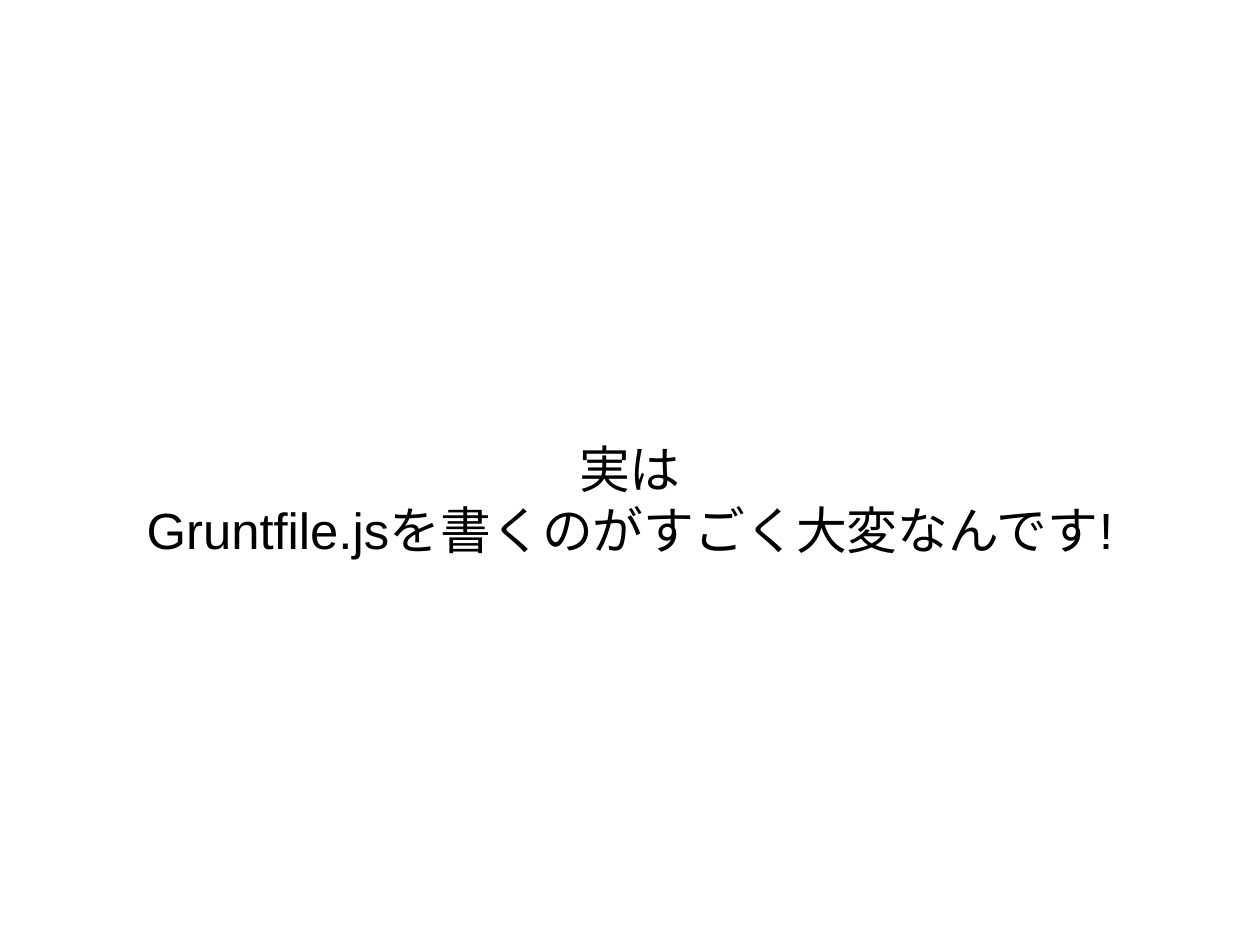
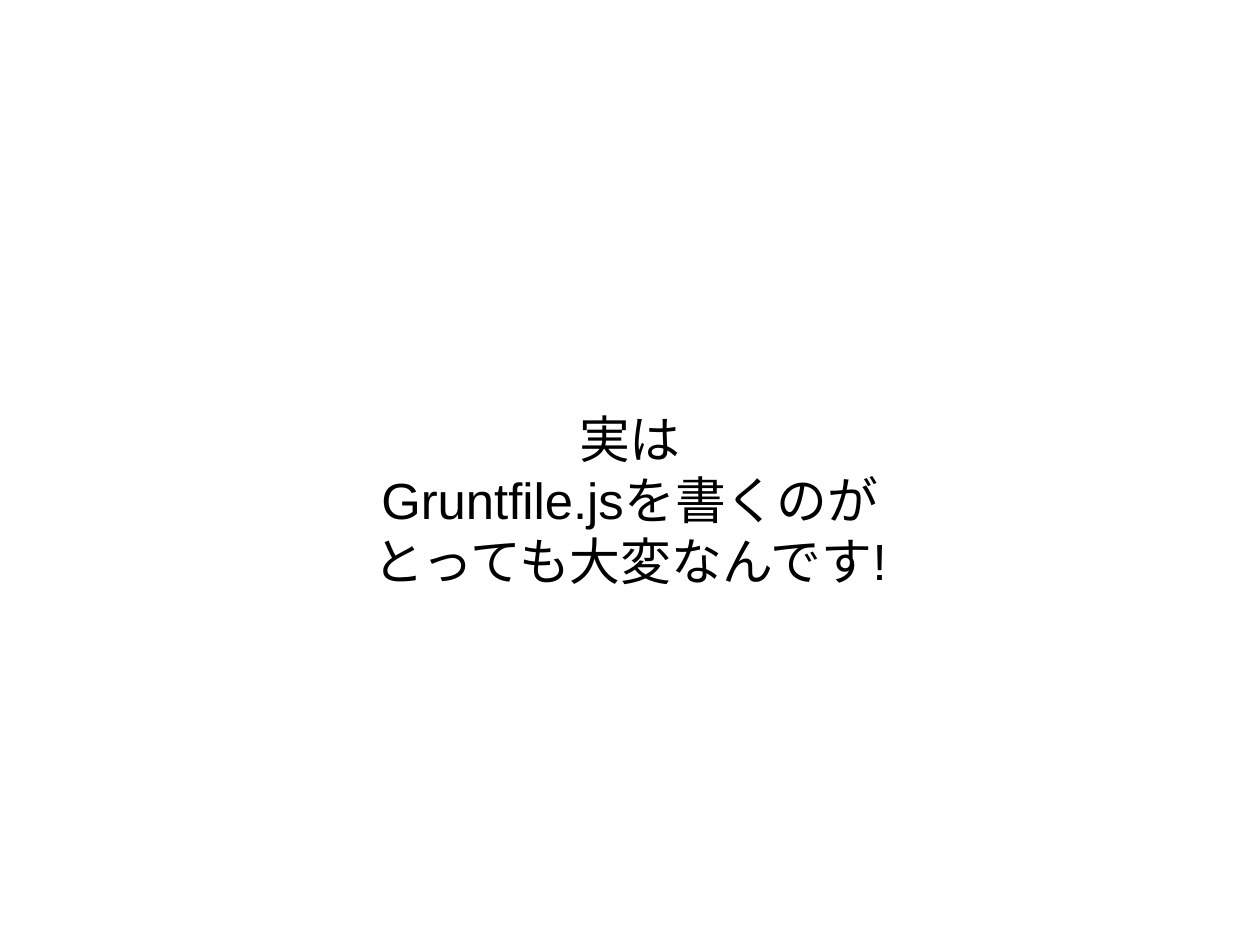
Before and after one commit to masakura/yeoman-presentation, a slide deck: slide 42 of yeoman-presentation.odp. Drawn at 1260x945 pixels with LibreOffice and Linux fonts; fonts in the diff are those of the drawing; background and template pictures are left out. Boxes give left, top, right and bottom in pixels: in the first picture for what was removed or moved away, otherwise in the second. Text is boxed around its words. In the diff, an @@ line names an element or a change of style, - is before the commit and + after.

```diff
--- a/yeoman-presentation.odp
+++ b/yeoman-presentation.odp
@@ subtitle at box(373, 478, 887, 584): text changed @@
-Gruntfile.jsを書くのがすごく大変なんです!
+Gruntfile.jsを書くのが
+とっても大変なんです!
```
Also in this commit, not shown: 9 other slides changed, 2 slides added, 1 slide removed.
